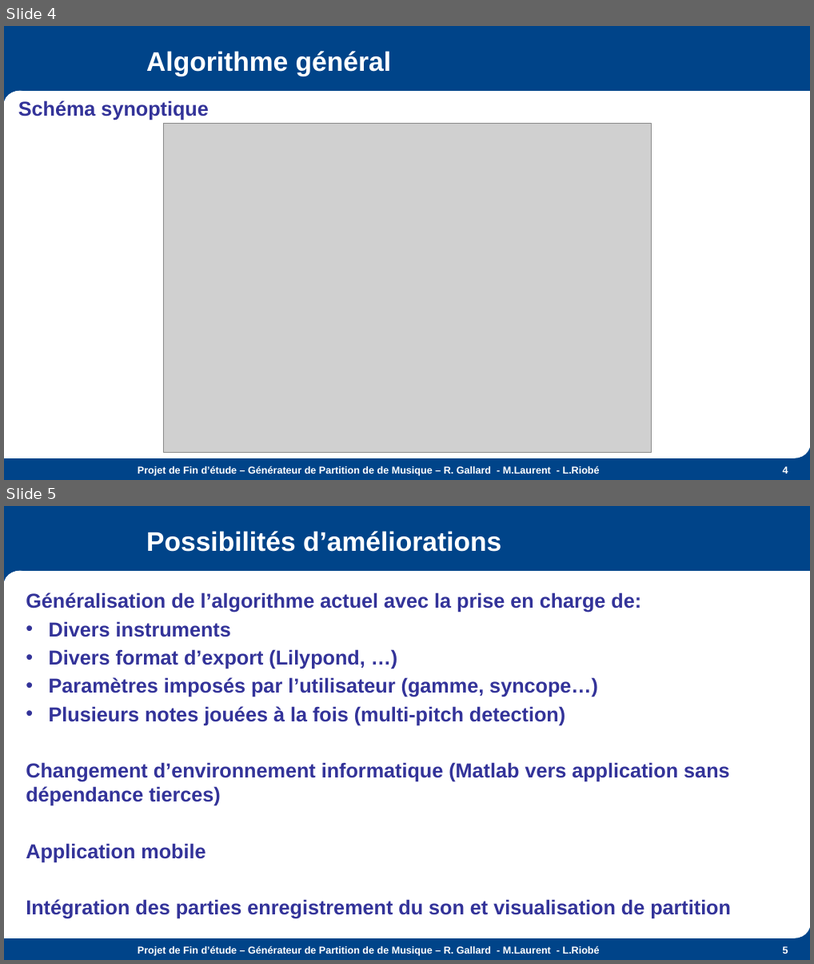
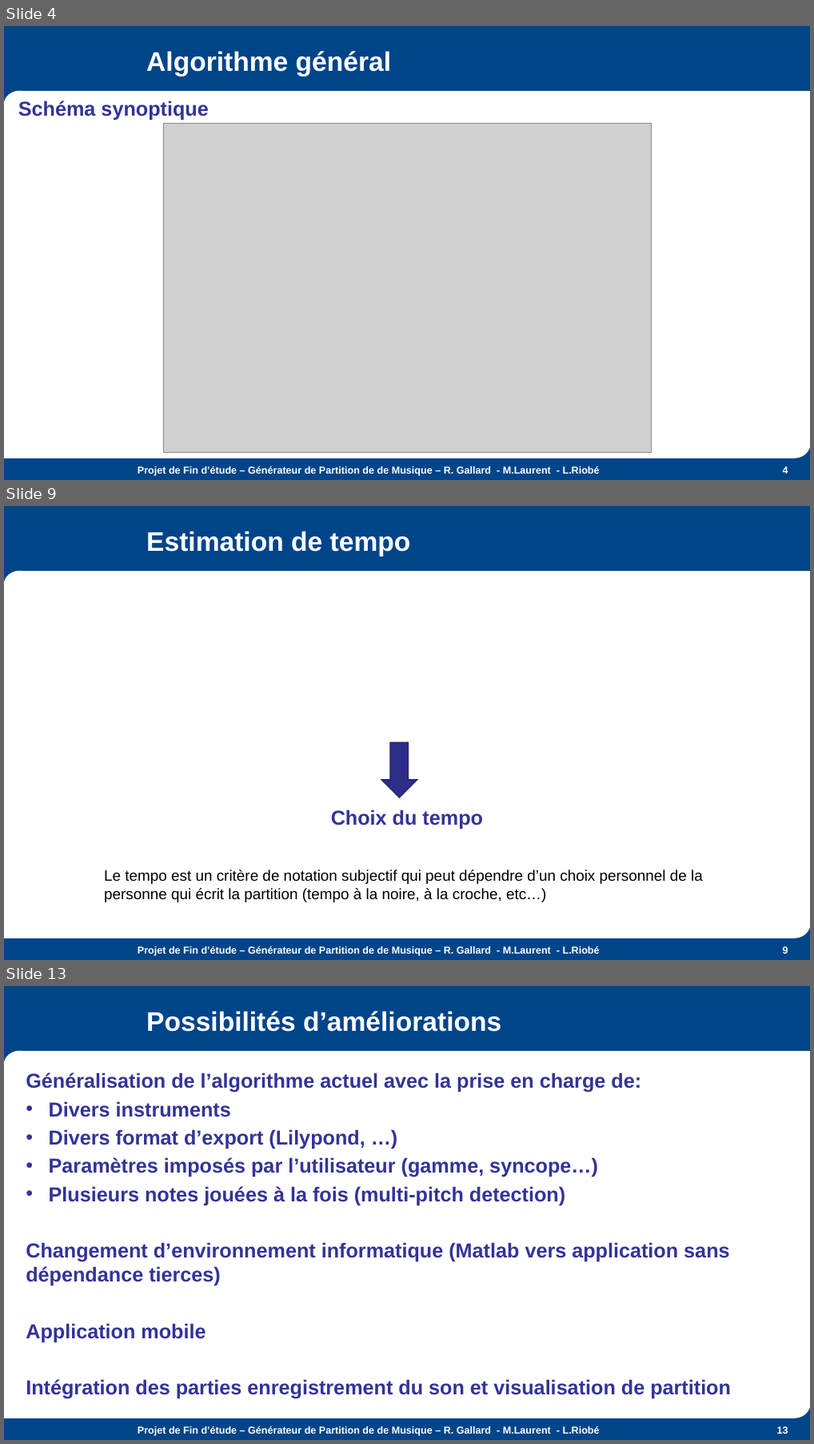
Before and after one commit to the-midge/gentab, a slide deck: Docs/Présentation-PFE.pptx. Shown one above the other, each under a label of ours: slides 4 and 5 before the commit, slides 4, 9 and 13 after it; the slides between them are not shown. The pictures are 814x964 and 814x1444 pixels, drawn with LibreOffice and Linux fonts; fonts in the diff are those of the drawing; grey boxes stand for pictures; background and template pictures are left out. Boxes give left, top, right and bottom in pixels: in the first picture for what was removed or moved away, otherwise in the second. Text is boxed around its words. In the diff, an @@ line names an element or a change of style, - is before the commit and + after.

Commit message:
Doc plus prise en compte du tempo dans l'appli

```diff
--- a/Docs/Présentation-PFE.pptx
+++ b/Docs/Présentation-PFE.pptx
@@ slide 9 added at (4,506,810,960), background #004489; not listed: 7 template elements that a slide beside it also shows @@
@@ title added at (146,531,411,556), 32 pt, text #FFFFFF, bold @@
+Estimation de tempo
@@ right arrow added at (381,742,418,797), fill #2D2D8A, outline #212166 1 pt @@
@@ text added at (331,809,483,829), 24 pt, text #333399, bold @@
+Choix du tempo
@@ text added at (104,869,703,902), 18 pt, text #000000 @@
+Le tempo est un critère de notation subjectif qui peut dépendre d’un choix personnel de la personne qui écrit la partition (tempo à la noire, à la croche, etc…)
@@ text added at (138,945,600,956), 12 pt, text #FFFFFF, bold @@
+Projet de Fin d’étude – Générateur de Partition de de Musique – R. Gallard - M.Laurent - L.Riobé
@@ page number added at (783,946,789,953), 12 pt, text #FFFFFF, bold @@
+9
@@ what was slide 5 is now slide 13 @@
@@ page number at (778,1426,789,1433): text changed @@
-5
+13
```
Also in this commit, not shown: 7 other slides added, 18 other files.
